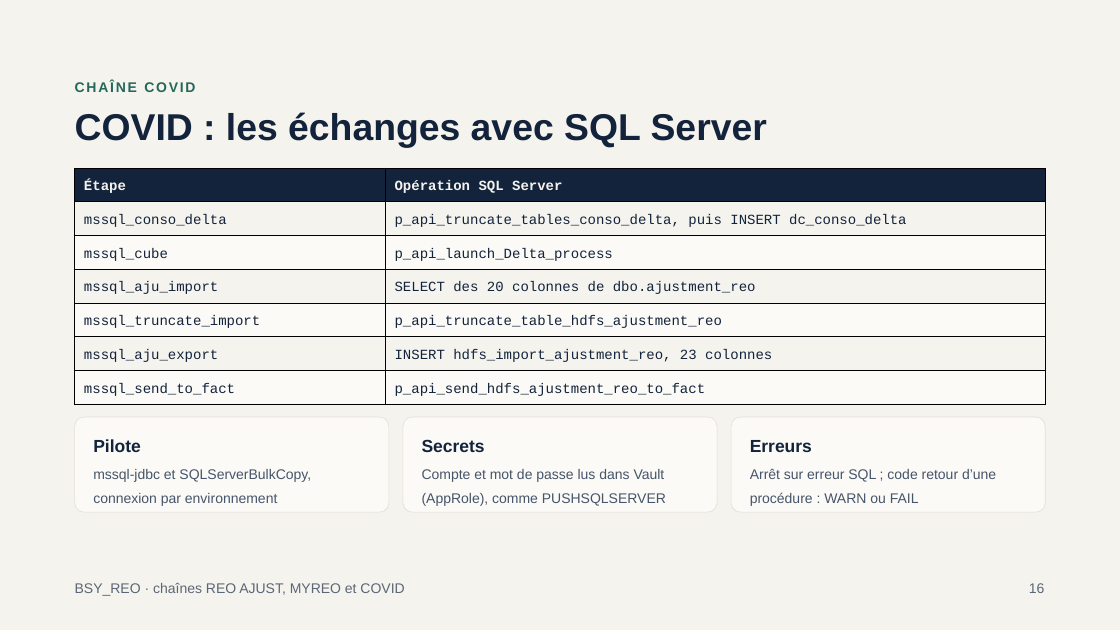
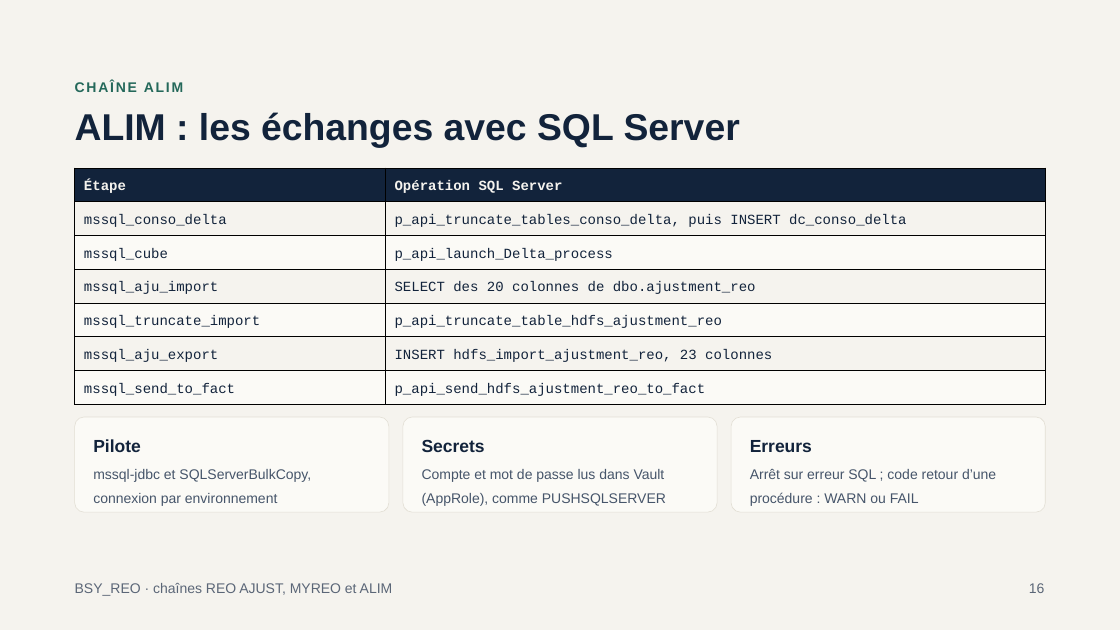
Before and after one commit to mlamouchi001/REO_SCALA, a slide deck: slide 16 of docs/Presentation_BSY_REO.pptx. Drawn at 1120x630 pixels with LibreOffice and Linux fonts; fonts in the diff are those of the drawing. Boxes give left, top, right and bottom in pixels: in the first picture for what was removed or moved away, otherwise in the second. Text is boxed around its words. In the diff, an @@ line names an element or a change of style, - is before the commit and + after.

Commit message:
Suppression du mot Covid : chaine renommee ALIM dans le code, les fichiers et la documentation
- classes, fichiers et tests : Covid -> Alim (AlimReoRunner, FetchSourceAlimReo, MainMapperAlim*, ViewsAlimReo...)
- bin/run_reo.sh : chaine alim (au lieu de covid)
- conf/reo_alim.conf : cles ALIM_RUBRIQUE, ALIM_DIM_SUPERVISION, ALIM_DIM_CONVERSION
- docs : ANALYSE_TALEND_ALIM_REO.md, presentation regeneree

```diff
--- a/docs/Presentation_BSY_REO.pptx
+++ b/docs/Presentation_BSY_REO.pptx
@@ text at bbox=[75, 81, 183, 92]: text changed @@
-CHAÎNE COVID
+CHAÎNE ALIM
@@ text at bbox=[75, 112, 740, 148]: text changed @@
-COVID : les échanges avec SQL Server
+ALIM : les échanges avec SQL Server
@@ text at bbox=[75, 583, 393, 596]: text changed @@
-BSY_REO · chaînes REO AJUST, MYREO et COVID
+BSY_REO · chaînes REO AJUST, MYREO et ALIM
```
Also in this commit, not shown: 23 other slides changed, 40 other files.
